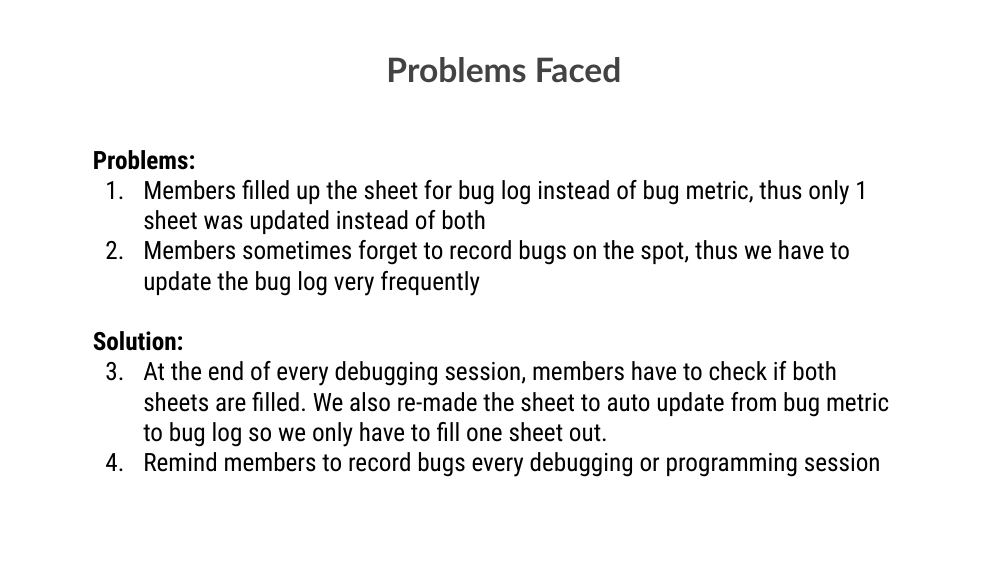
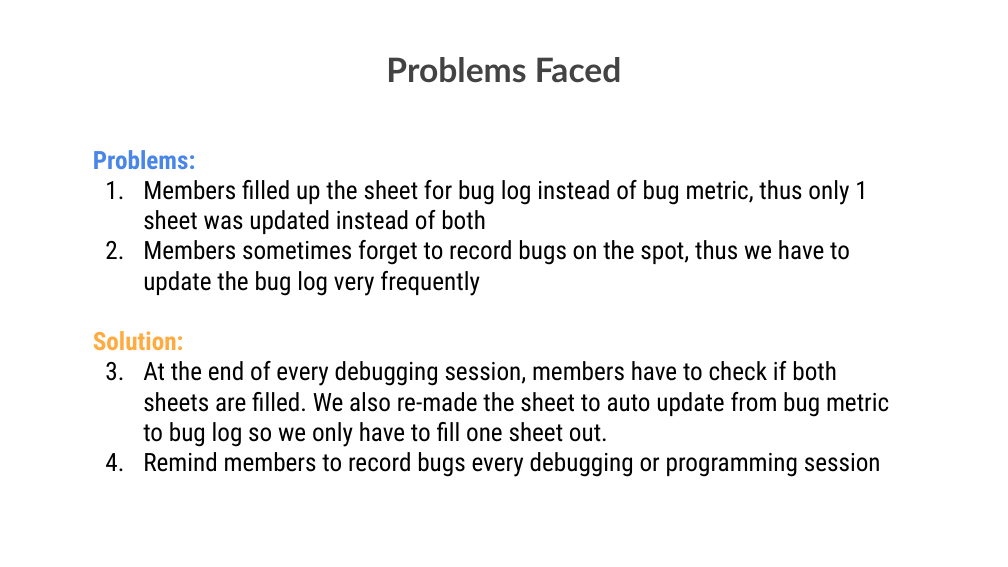
Before and after one commit to one-ice/IS212-Software-Project-Management, a slide deck: slide 16 of presentations/Final Presentation.pptx. Drawn at 1008x567 pixels with LibreOffice and Linux fonts; fonts in the diff are those of the drawing; background and template pictures are left out. Boxes give left, top, right and bottom in pixels: in the first picture for what was removed or moved away, otherwise in the second. Text is boxed around its words. In the diff, an @@ line names an element or a change of style, - is before the commit and + after.

```diff
--- a/presentations/Final Presentation.pptx
+++ b/presentations/Final Presentation.pptx
@@ text at bbox=[93, 150, 196, 351]: text colour #000000 to #4A86E8 in "Problems:"; text colour #000000 to #FFAB40 in "Solution:" @@
```
Also in this commit, not shown: 4 other slides changed.
